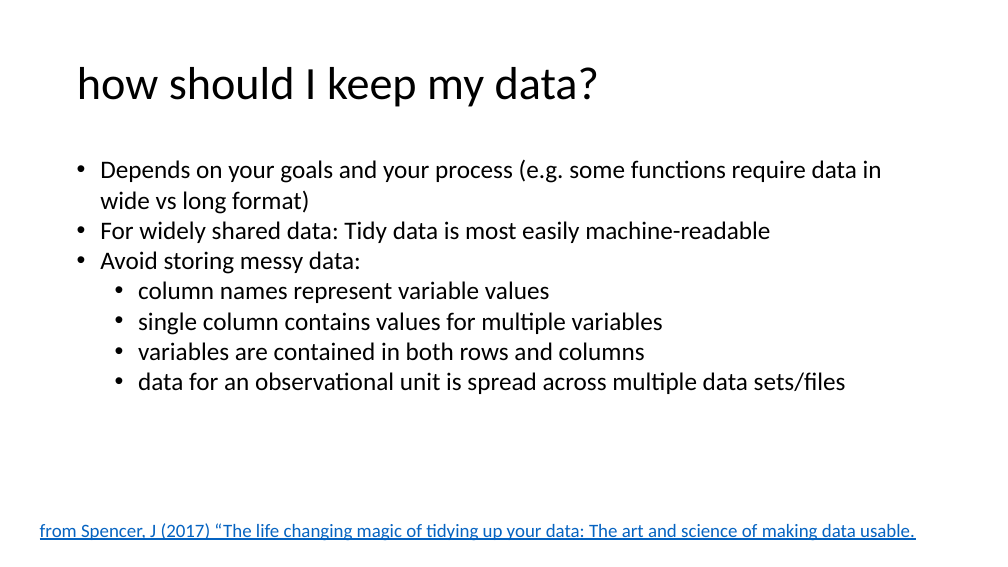
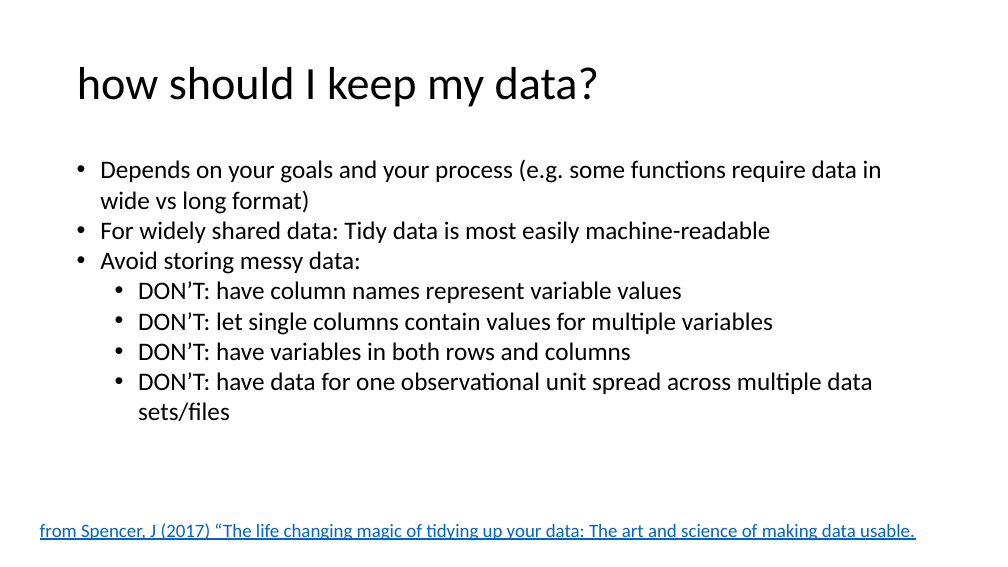
Before and after one commit to scream104/psych596, a slide deck: slide 7 of lecture-slides_upload/lab-activity/2-Documentation.pptx. Drawn at 1008x567 pixels with LibreOffice and Linux fonts; fonts in the diff are those of the drawing. Boxes give left, top, right and bottom in pixels: in the first picture for what was removed or moved away, otherwise in the second. Text is boxed around its words. In the diff, an @@ line names an element or a change of style, - is before the commit and + after.

Commit message:
tidy data update

```diff
--- a/lecture-slides_upload/lab-activity/2-Documentation.pptx
+++ b/lecture-slides_upload/lab-activity/2-Documentation.pptx
@@ text at bbox=[138, 281, 872, 421]: text changed @@
-  • column names represent variable values
-  • single column contains values for multiple variables
-  • variables are contained in both rows and columns
-  • data for an observational unit is spread across multiple data sets/files
+  • DON’T: have column names represent variable values
+  • DON’T: let single columns contain values for multiple variables
+  • DON’T: have variables in both rows and columns
+  • DON’T: have data for one observational unit spread across multiple data sets/files
```
